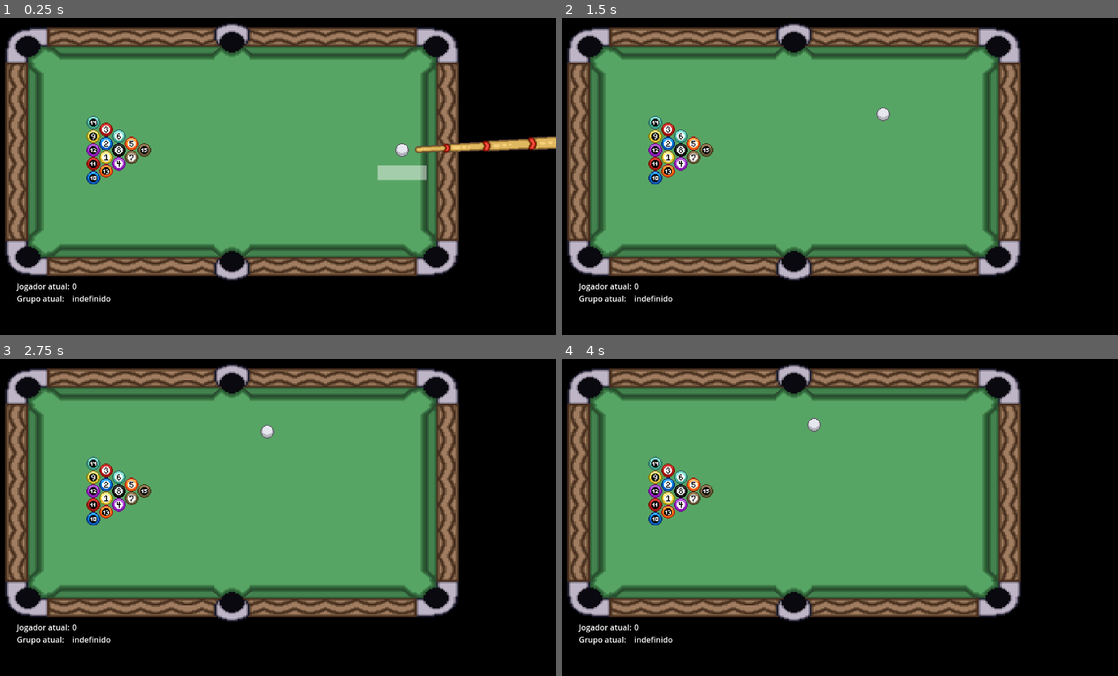
Above: before the commit, frames 1-4 (two rows, left to right).
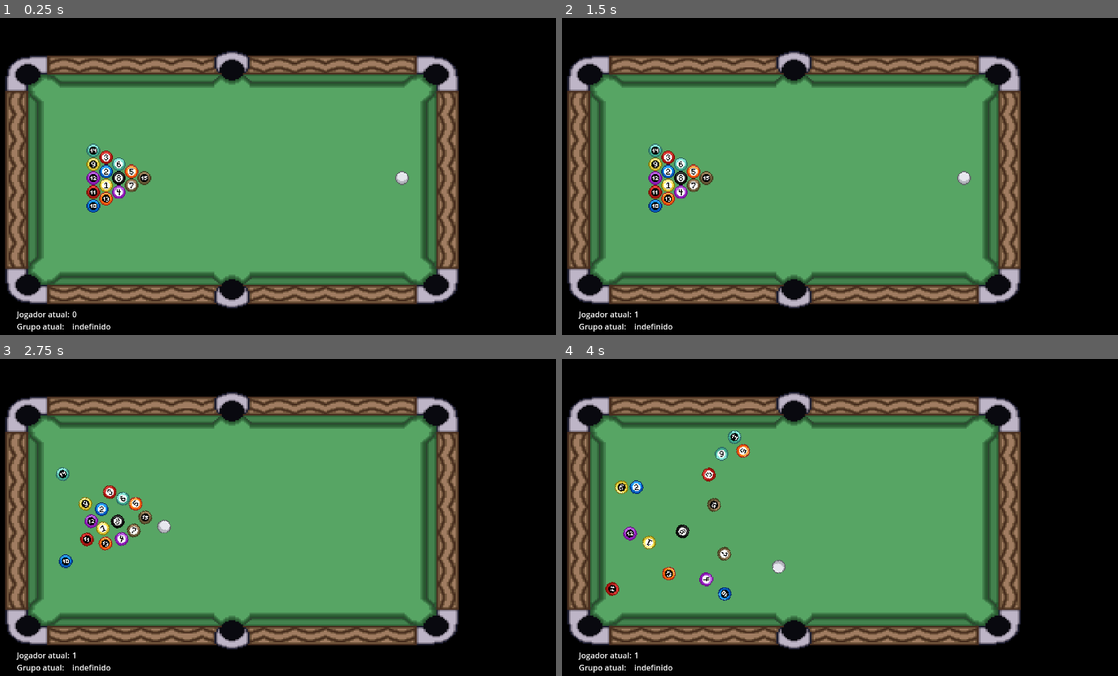
Above: after the commit, the same moments.

Repository: MathiasRLuz/Sinuca--8-Ball-Pool-
Game: Godot game, scene res://scenes/sinuca.tscn
Same seed, same stepped clock (60 frames per second), same inputs: the game is played once before the commit and once after it. This scene is started directly instead of the project's main scene. The engine's default icon, where the game draws it, is replaced by a stand-in: a white triangle on a blue panel in a dark square.
Inputs (mouse positions are in pixels of both pictures, inside the frame that each line leads up to):
- Up to frame 1 (0.25 s): no input
- Up to frame 2 (1.5 s): tap Enter at 0.5 s; move the mouse to (940, 141) at 0.52 s; hold D (right) 0.53-1.28 s; hold E (interact) 0.53-1.28 s; click (940, 141) at 0.67 s; tap Space at 0.77 s; move the mouse to (678, 176) at 1.27 s; hold S (down) from 1.28 s (still down); tap E (interact) at 1.35 s
- Up to frame 3 (2.75 s): tap Space at 1.52 s; move the mouse to (305, 422) at 2.02 s; release S (down) at 2.03 s; hold D (right) from 2.03 s (still down); hold E (interact) from 2.03 s (still down)
- Up to frame 4 (4 s): move the mouse to (773, 571) at 2.77 s; release D (right) at 2.78 s; release E (interact) at 2.78 s; hold W (up) 2.78-3.53 s; tap E (interact) at 2.85 s; click (773, 571) at 2.92 s; tap Space at 3.02, 3.77 s; move the mouse to (990, 552) at 3.52 s; hold A (left) from 3.53 s (still down); hold E (interact) from 3.53 s (still down)

The runs differ from the first frame. In frame 1, 34% of the frame differs, in the area x 0-100%, y 1-100%; in frame 2, 33%; in frame 3, 33%; in frame 4, 33%.

Commit message:
poder domovoy

Diff:
--- a/scenes/sinuca.tscn
+++ b/scenes/sinuca.tscn
@@ -24,7 +24,6 @@
 script = ExtResource("1_4cjhd")
 ball_scene = ExtResource("2_g7l3x")
 current_enemy = 1
-force_first_player = -1
 
 [node name="Mesa" parent="." instance=ExtResource("3_45acg")]
 
@@ -71,10 +70,10 @@
 text = "indefinido"
 
 [node name="Fim de jogo" type="Label" parent="."]
-offset_left = 24.0
-offset_top = 573.0
-offset_right = 132.0
-offset_bottom = 596.0
+offset_left = 931.0
+offset_top = 472.0
+offset_right = 1039.0
+offset_bottom = 495.0
 
 [node name="RayCast2D" type="RayCast2D" parent="."]
 position = Vector2(891, 340)
@@ -125,7 +124,7 @@
 [node name="StaticBody3D" parent="SubViewport" instance=ExtResource("8_ejpbm")]
 
 [node name="Camera2D" type="Camera2D" parent="."]
-position = Vector2(484, 276)
+position = Vector2(484, 219)
 
 [node name="Projection0" type="Sprite2D" parent="."]
 position = Vector2(-635, 260)
--- a/scripts/main.gd
+++ b/scripts/main.gd
@@ -39,6 +39,12 @@
 var jogador_ja_tinha_grupo: bool = false
 var bot_power_ready := false
 
+# poderes bots
+var domovoy_ball_to_remove = null
+var domovoy_has_removed_ball := false
+var domovoy_removed_ball_last_position : Vector2
+
+var waiting_timer := false
 
 @export var debug_slow_time := false
 # Called when the node enters the scene tree for the first time.
@@ -204,6 +210,11 @@
 			var angle_radians = pocket_direction.angle_to(white_to_ball)
 			var angle_degrees = rad_to_deg(angle_radians)
 			var collisions = await check_ball_path(contact_point,cue_ball.global_position)
+			var domovoy_removing_ball_name = ""
+			if bot_power_ready and current_enemy == GlobalData.Npcs.DOMOVOY and collisions != {} and collisions.keys()[0] != b.name and collisions.keys()[0] != "paredes":
+				domovoy_removing_ball_name = collisions.keys()[0]
+				collisions.erase(domovoy_removing_ball_name)
+				#print("Removendo a bola ", domovoy_removing_ball_name, " para acertar a bola ", b.name)
 			if collisions != {} and collisions.keys()[0] == b.name and check_collision_distance(collisions[collisions.keys()[0]],contact_point) and abs(angle_degrees) < GlobalData.EnemyDificulty[current_enemy][GlobalData.EnemyDififultyVariables.max_shot_angle]:
 				var score = 0
 
@@ -236,6 +247,16 @@
 						best_ball = b
 						best_collision_point = contact_point
 						best_hole_position = hole_position
+
+						# poder domovoy
+						if domovoy_removing_ball_name != "":
+							for _b in get_tree().get_nodes_in_group("bolas"):
+								if _b.name == domovoy_removing_ball_name:
+									domovoy_ball_to_remove = _b
+									break
+						else:
+							domovoy_ball_to_remove = null
+
 						# linha vermelha
 						if debug_slow_time:
 							$Line2D2.clear_points()
@@ -304,7 +325,7 @@
 							var collisions = await check_ball_path(collision_point,cue_ball.global_position)
 							if collisions != {} and collisions.keys()[0] == "paredes" and check_collision_distance(collisions[collisions.keys()[0]],collision_point):
 							# da posição da branca até a parede
-								print("Caminho livre até o ponto de tabela em ", parede, " em ", collision_point, " na bola ", b.name, " na caçapa ", hole.name)
+								#print("Caminho livre até o ponto de tabela em ", parede, " em ", collision_point, " na bola ", b.name, " na caçapa ", hole.name)
 								# se a bola branca tem caminho direto até o ponto de tabela
 								collisions = await check_ball_path(contact_point,collision_point)
 								if collisions != {} and collisions.keys()[0] == b.name and check_collision_distance(collisions[collisions.keys()[0]],contact_point):
@@ -466,7 +487,24 @@
 						best_collision_point = permitted_balls.pick_random().position
 
 
+	# poder domovoy
+	if bot_power_ready and current_enemy == GlobalData.Npcs.DOMOVOY and domovoy_ball_to_remove:
+		domovoy_power_remove()
+
 	return [best_ball, best_hole_position,best_collision_point,best_score,direct_shot]
+
+func domovoy_power_remove():
+	print("Removendo a bola ", domovoy_ball_to_remove.name)
+	bot_power_ready = false
+	domovoy_removed_ball_last_position = domovoy_ball_to_remove.position
+	domovoy_ball_to_remove.position = Vector2(-10000,10000)
+	domovoy_has_removed_ball = true
+
+func domovoy_power_return():
+	print("Devolvendo a bola ", domovoy_ball_to_remove.name)
+	domovoy_ball_to_remove.position = domovoy_removed_ball_last_position
+	domovoy_ball_to_remove = null
+	domovoy_has_removed_ball = false
 
 func calculate_cue_ball_projections():
 	var ball_positions = []
@@ -593,6 +631,7 @@
 
 func vez_bot():
 	print("INICIO VEZ BOT")
+	await get_tree().create_timer(1).timeout
 	if estouro:
 		var dir = Vector2(-1, 0) # Direção padrão para o estouro
 		# Adicionar variação na direção do estouro
@@ -612,9 +651,7 @@
 		var rng = RandomNumberGenerator.new()
 		if rng.randf() < GlobalData.EnemyDificulty[current_enemy][GlobalData.EnemyDififultyVariables.power_probability]:
 			print("Usar poder")
-			if current_enemy == GlobalData.Npcs.DOMOVOY:
-				print("Poder do Domovoy")
-				bot_power_ready = true
+			bot_power_ready = true
 		var better_ball = await get_better_ball() # ([best_ball, best_hole_position,best_collision_point,best_score,direct_shot])
 		if better_ball[4]:
 			if debug_slow_time:
@@ -688,6 +725,10 @@
 	$PowerBar.hide()
 
 func nova_tacada():
+	waiting_timer = true
+	await get_tree().create_timer(1).timeout
+	waiting_timer = false
+
 	if not jogador_ja_tinha_grupo and grupo_jogador != 0:
 		jogador_ja_tinha_grupo = true
 	if potted.size() == 0 || foi_falta:
@@ -706,6 +747,9 @@
 
 # Called every frame. 'delta' is the elapsed time since the previous frame.
 func _process(_delta):
+	if waiting_timer:
+		return
+
 	if cue_ball != null and debug_slow_time: $WhiteBall.position = cue_ball.global_position
 	var moving := false
 	for b in get_tree().get_nodes_in_group("bolas"):
@@ -733,6 +777,8 @@
 
 		if moveram: # bolas pararam após a tacada
 			print("Primeira bola ", primeira_bola_batida)
+			if domovoy_has_removed_ball:
+				domovoy_power_return()
 			if (primeira_bola_batida == 0 and grupo_jogador != 0) or (jogador_ja_tinha_grupo and primeira_bola_batida != 0 and bateu_primeiro_em_bola_proibida(primeira_bola_batida)):
 				foi_falta = true
 
